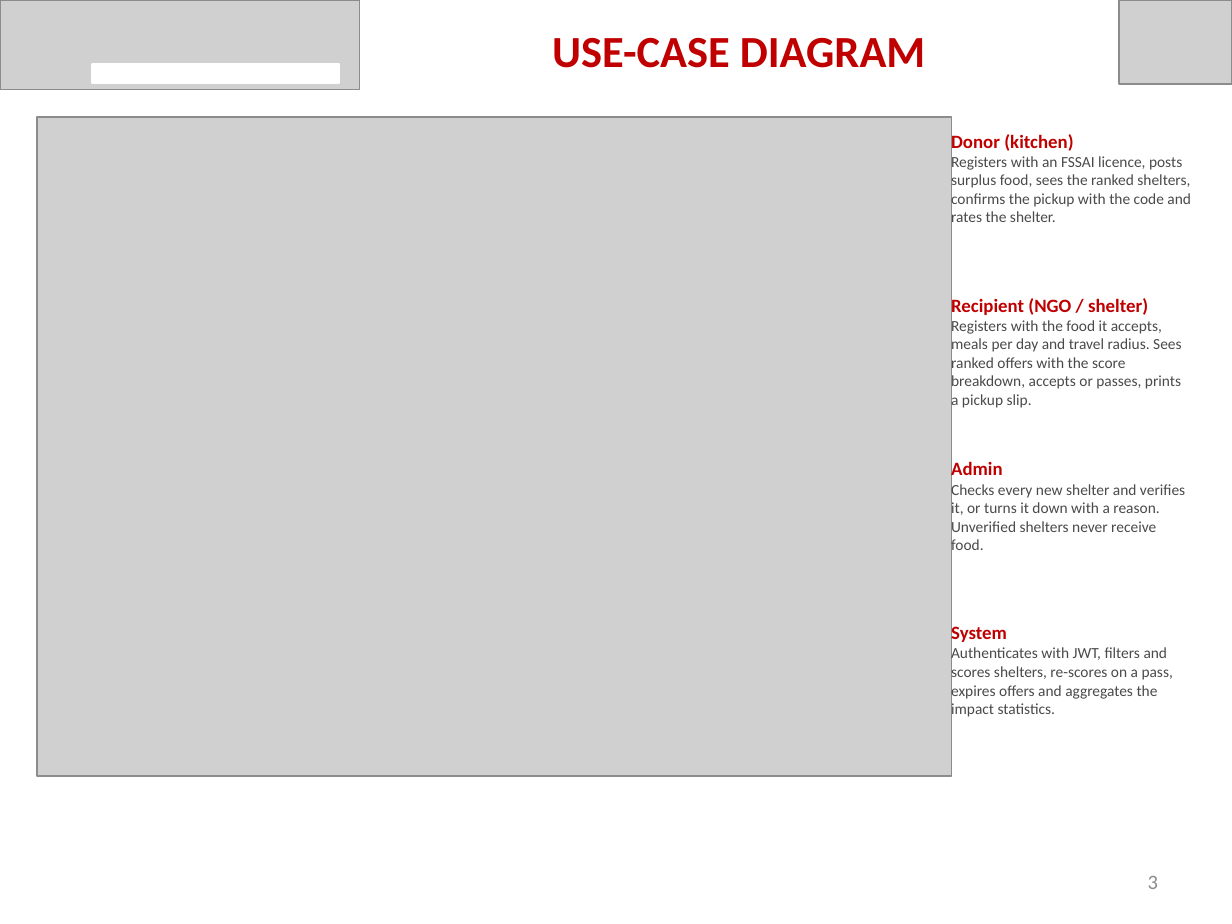
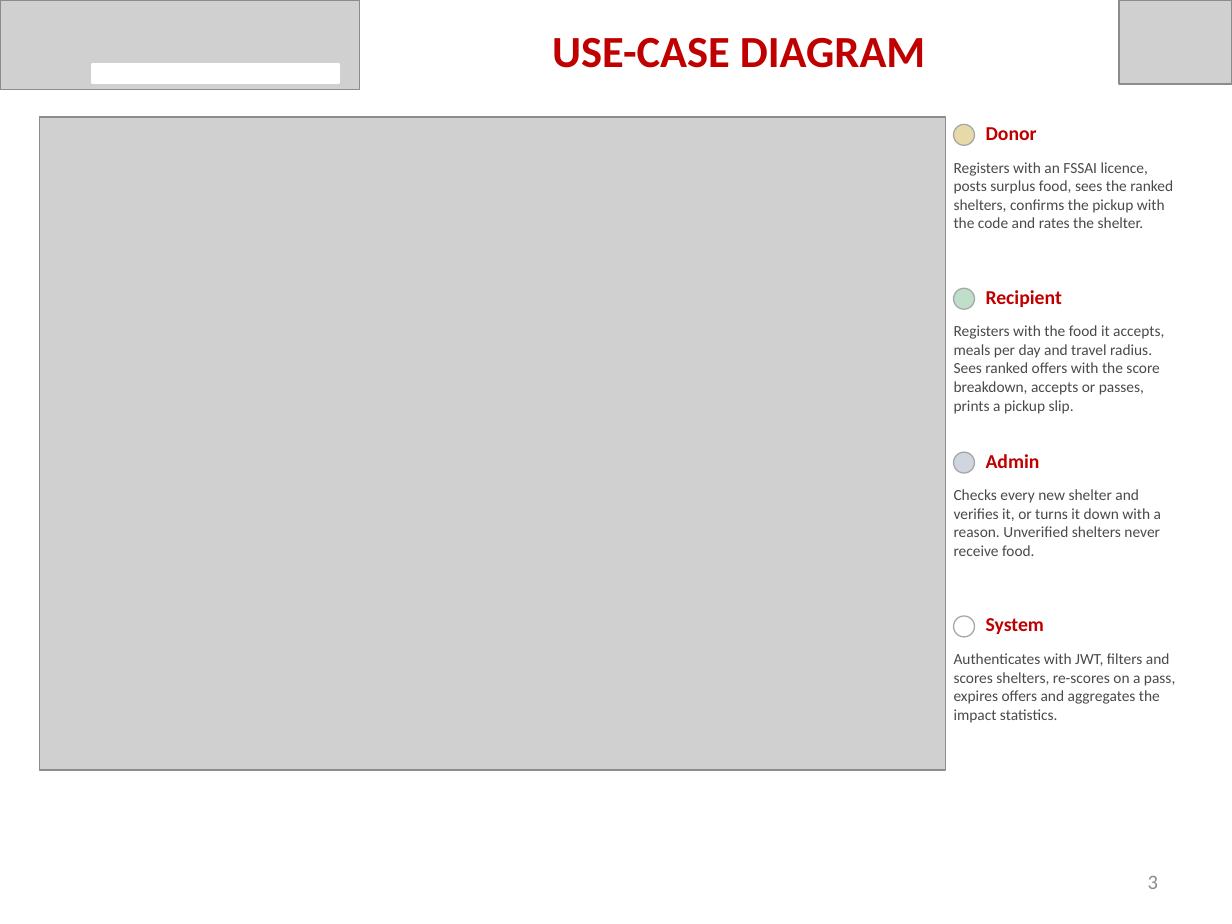
Before and after one commit to Rohan0720surana/FSDL-FoodLoop, a slide deck: slide 3 of docs/FoodLoop-Presentation.pptx. Drawn at 1232x924 pixels with LibreOffice and Linux fonts; fonts in the diff are those of the drawing; grey boxes stand for pictures; background and template pictures are left out. Boxes give left, top, right and bottom in pixels: in the first picture for what was removed or moved away, otherwise in the second. Text is boxed around its words. In the diff, an @@ line names an element or a change of style, - is before the commit and + after.

Commit message:
Redesign the presentation layout
Consistent card system and a repeating numbered-circle motif across the
slides. Objectives become a 2x2 grid, the score weights become a native
PowerPoint chart, and the screenshots are now half-slide width so they are
readable when projected. The results move into a four-figure strip.

```diff
--- a/docs/FoodLoop-Presentation.pptx
+++ b/docs/FoodLoop-Presentation.pptx
@@ picture resized from (x1=37, y1=117, x2=952, y2=776) to (x1=39, y1=117, x2=946, y2=770) @@
@@ text at (x1=951, y1=132, x2=1073, y2=153): paragraph removed @@
-Donor (kitchen)
@@ ellipse added at (x1=954, y1=124, x2=975, y2=145), fill #E8D9A8, outline #A6A6A6 0.75 pt @@
@@ text added at (x1=986, y1=127, x2=1037, y2=140), 11.5 pt, text #C00000, bold @@
+Donor
@@ text "Registers with an FSSAI licence, ..." moved from (x1=951, y1=132, x2=1191, y2=227) to (x1=954, y1=162, x2=1173, y2=228) @@
@@ text at (x1=951, y1=296, x2=1148, y2=317): paragraph removed @@
-Recipient (NGO / shelter)
@@ ellipse added at (x1=954, y1=288, x2=975, y2=309), fill #BFDFCB, outline #A6A6A6 0.75 pt @@
@@ text added at (x1=986, y1=290, x2=1062, y2=307), 11.5 pt, text #C00000, bold @@
+Recipient
@@ text "Registers with the food it ..." moved from (x1=951, y1=296, x2=1181, y2=410) to (x1=954, y1=325, x2=1164, y2=414) @@
@@ text at (x1=951, y1=460, x2=1003, y2=481): paragraph removed @@
-Admin
@@ ellipse added at (x1=954, y1=452, x2=975, y2=473), fill #CFD6E0, outline #A6A6A6 0.75 pt @@
@@ text added at (x1=986, y1=454, x2=1040, y2=468), 11.5 pt, text #C00000, bold @@
+Admin
@@ text "Checks every new shelter and ..." moved from (x1=951, y1=460, x2=1185, y2=555) to (x1=954, y1=489, x2=1161, y2=556) @@
@@ text at (x1=951, y1=624, x2=1007, y2=645): paragraph removed @@
-System
@@ ellipse added at (x1=954, y1=616, x2=975, y2=637), fill #FFFFFF, outline #A6A6A6 0.75 pt @@
@@ text added at (x1=986, y1=618, x2=1044, y2=634), 11.5 pt, text #C00000, bold @@
+System
@@ text "Authenticates with JWT, filters and ..." moved from (x1=951, y1=624, x2=1173, y2=719) to (x1=954, y1=653, x2=1175, y2=723) @@
```
Also in this commit, not shown: 4 other slides changed.
